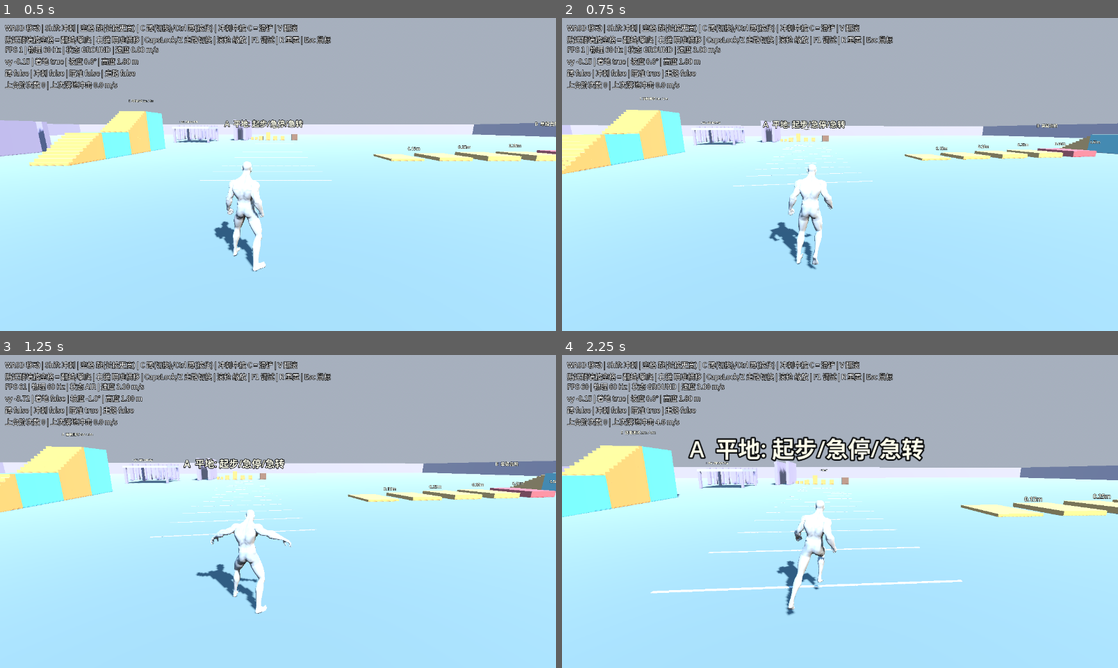
Above: before the commit, frames 1-4 (two rows, left to right).
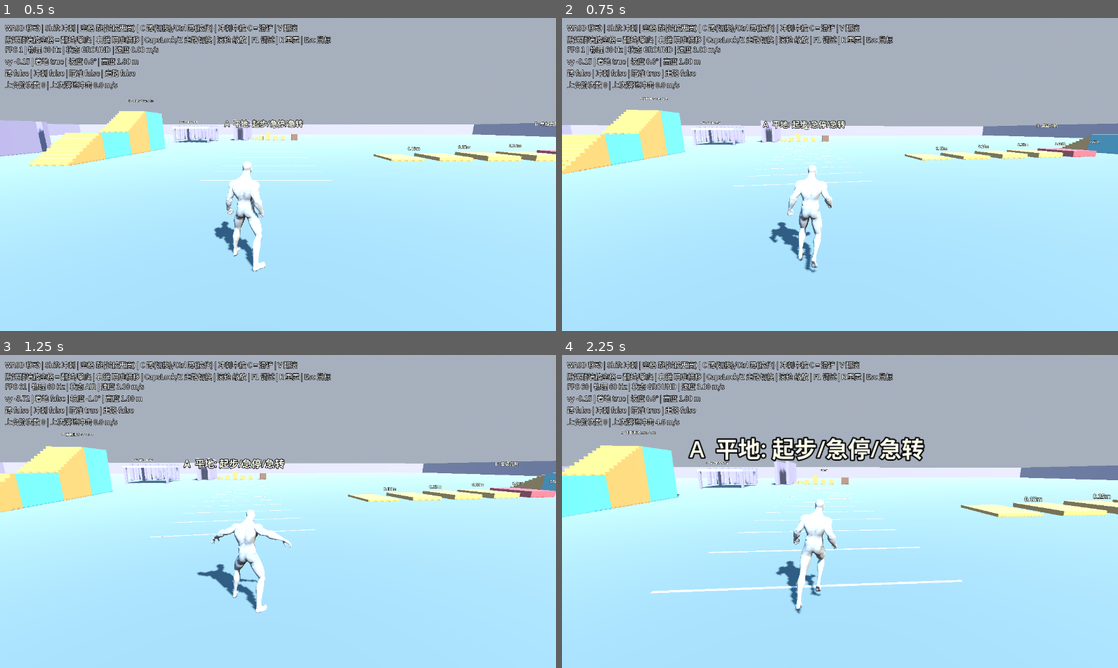
Above: after the commit, the same moments.

Repository: jamesbot2/godot-third-person-demo
Game: Godot game, scene res://scenes/main.tscn
Two runs of this game, one before a commit and one after it. Both use one fixed random seed, a clock stepped at 60 frames per second and the inputs below.
Inputs (mouse positions are in pixels of both pictures, inside the frame that each line leads up to):
- Up to frame 1 (0.5 s): no input
- Up to frame 2 (0.75 s): move the mouse to (867, 174) at 0.52 s; hold W (move_forward) from 0.53 s (still down); hold Right mouse button (aim) from 0.53 s (still down); click (867, 174) at 0.67 s
- Up to frame 3 (1.25 s): keep holding W (move_forward); keep holding Right mouse button (aim); tap Space (jump) at 0.77 s; tap Ctrl (crouch) at 0.8 s
- Up to frame 4 (2.25 s): keep holding W (move_forward); move the mouse to (812, 511) at 1.27 s; release Right mouse button (aim) at 1.28 s; tap Ctrl (crouch) at 1.35 s; tap Space (jump) at 1.52 s; right-click (812, 511) at 1.55 s; move the mouse to (851, 505) at 2.02 s; hold Right mouse button (aim) from 2.03 s (still down)

Frame 1 is identical in both runs. In frame 2, 0.6% of the frame differs, in the area x 37-49%, y 46-82%; in frame 3, 0.2%; in frame 4, 0.8%, in the area x 38-50%, y 46-84%.

Commit message:
Aimed strafe: authored cross-step clips in a BlendSpace2D (StrafeGait)
Eight-point aim locomotion set built at load time from the CC0 walk/jog
clips: fwd/bwd are phase-aligned blends, the six side/diagonal points are
re-targeted with analytic two-bone IK so stance feet sweep exactly against
the travel direction (lead/trail cross-step, Hermite swing matching stance
velocity, quick lift-off). Driven by blend_position + phase seek with a
direction-interpolated stride, so FK clip slip is ~0 and no hip warp is
needed while aiming. AIM_WARP=1 restores the old warp path for A/B.
Tests: strafe/diag clip-slip gate, warp/cross metrics.

Diff:
--- a/scripts/player/character_animator.gd
+++ b/scripts/player/character_animator.gd
@@ -92,6 +92,13 @@
 	Vector2(1.8, 1.95), Vector2(3.0, 2.4), Vector2(4.2, 2.6), Vector2(6.8, 2.95), Vector2(9.0, 3.2)])
 @export var warp_limit_deg := 70.0
 @export var warp_limit_aim_deg := 92.0
+## Aimed locomotion: BlendSpace2D over the authored aim set (StrafeGait:
+## aim_fwd / aim_bwd / cross-step strafe_l / strafe_r). AIM_WARP=1 restores
+## the old orientation-warp strafe for A/B measurement.
+## Lateral distance per strafe cycle (m): cycle rate = v / this.
+@export var strafe_stride := 1.6
+## Distance per cycle of the authored diagonal clips (m).
+@export var diag_stride := 2.0
 @export var backward_enter_deg := 115.0
 @export var backward_exit_deg := 95.0
 
@@ -166,6 +173,12 @@
 var _acc_s := Vector3.ZERO
 var _backward := false
 var _bwd_s := 0.0   # smoothed weight of the authored backward gait
+var _aim_s := 0.0   # smoothed weight of the aim BlendSpace2D branch
+var _aim_phase := 0.0   # shared normalized phase of the aim clips
+var _aim_bp := Vector2(0, 1)   # smoothed blend position
+var _aim_stride_f := 2.0   # stride/cycle of aim_fwd, aim_bwd (m)
+var _aim_stride_b := 2.0
+var has_aim_set := false
 var _land_t := 99.0
 var _land_peak := 0.0
 var _land_rate := 1.0
@@ -239,6 +252,7 @@
 	clip_library()
 	has_extras = _lib_has_extras
 	_sample_traverse_clips()
+	_build_aim_set()
 	_arm_len = skeleton.get_bone_rest(skeleton.find_bone("lowerarm_l")).origin.length() \
 		+ skeleton.get_bone_rest(skeleton.find_bone("hand_l")).origin.length()
 	# Modifier results (lean/warp/IK) only exist while the skeleton is being
@@ -343,6 +357,25 @@
 			arm_ik_r = ik
 
 
+func _build_aim_set() -> void:
+	if OS.get_environment("AIM_WARP") == "1" or _pc == null:
+		return
+	var m := Transform3D.IDENTITY
+	var n: Node = skeleton
+	while n != self:
+		m = (n as Node3D).transform * m
+		n = n.get_parent()
+	var unit := m.basis.get_scale().y
+	var vf := _pc.aim_speed
+	var vb := _pc.aim_speed * _pc.backpedal_factor
+	var gf := _solve_gait(vf * 2.0 / _cadence(vf), 0.0)
+	var gb := _solve_gait(vb * 2.0 / _cadence(vb), 0.0)
+	_aim_stride_f = _stride_at(gf, 0.0)
+	_aim_stride_b = _stride_at(gb, 0.0)
+	StrafeGait.build(skeleton, clip_library(), gf, gb, strafe_stride, diag_stride, unit)
+	has_aim_set = true
+
+
 func _sample_traverse_clips() -> void:
 	# skeleton space -> this node's axes, origin at the visual root (character)
 	var m := Transform3D.IDENTITY
@@ -394,6 +427,27 @@
 	bt.connect_node(name, 0, a)
 	bt.connect_node(name, 1, b)
 	return name
+
+
+## stride per cycle of the aim blend space at blend position `bp` (unit
+## vector): the blend between the two neighbouring points (45 deg apart)
+func _aim_stride(bp: Vector2) -> float:
+	var st := [_aim_stride_f, diag_stride, strafe_stride, diag_stride, _aim_stride_b, diag_stride, strafe_stride, diag_stride]
+	var a := fposmod(atan2(bp.x, bp.y), TAU) / (PI / 4.0)
+	var i := int(a) % 8
+	return maxf(lerpf(st[i], st[(i + 1) % 8], a - floorf(a)), 0.3)
+
+
+func _aim_branch(g: AnimationNodeBlendTree, dirn: String) -> String:
+	var a2 := AnimationNodeBlendSpace2D.new()
+	for pt in StrafeGait.POINTS:
+		a2.add_blend_point(_anim(pt[0]), pt[1])
+	g.add_node("aim2d", a2, Vector2(600, -600))
+	g.add_node("aim_seek", AnimationNodeTimeSeek.new(), Vector2(800, -600))
+	g.add_node("aim_ts", AnimationNodeTimeScale.new(), Vector2(1000, -600))
+	g.connect_node("aim_seek", 0, "aim2d")
+	g.connect_node("aim_ts", 0, "aim_seek")
+	return _blend2(g, "aimsel", dirn, "aim_ts", Vector2(900, -100))
 
 
 func _build_tree() -> AnimationNodeStateMachine:
@@ -415,7 +469,12 @@
 	var runb := _blend2(g, "run_b", jb, sb, Vector2(500, -250), true)
 	var gaitb := _blend2(g, "gait_b", wb, runb, Vector2(700, -300), true)
 	var dirn := _blend2(g, "dir", gaitn, gaitb, Vector2(800, 0), true)
-	var move := _blend2(g, "move", "idle", dirn, Vector2(900, 100))
+	# aimed: BlendSpace2D over the phase-aligned aim set, one shared phase
+	# (TimeSeek above the space seeks all four clips together)
+	var aimsel := dirn
+	if has_aim_set:
+		aimsel = _aim_branch(g, dirn)
+	var move := _blend2(g, "move", "idle", aimsel, Vector2(900, 100))
 	g.add_node("cidle", _anim("crouch_idle"), Vector2(0, 600))
 	var cw := _scaled(g, "cwalk", "crouch_walk", Vector2(0, 750))
 	var cmove := _blend2(g, "cmove", "cidle", cw, Vector2(500, 650))
@@ -641,7 +700,19 @@
 	# clips, so the legs may yaw the full 90 deg (spine counter-twists)
 	var lim := deg_to_rad(warp_limit_aim_deg if _pc.is_aiming else warp_limit_deg)
 	target_warp = clampf(target_warp, -lim, lim) * clampf((v - 0.3) / 0.5, 0.0, 1.0)
+	var aim_t := 1.0 if (has_aim_set and _pc.is_aiming and not _pc.is_crouched) else 0.0
+	_aim_s = lerpf(_aim_s, aim_t, 1.0 - exp(-12.0 * dt))
+	target_warp *= 1.0 - aim_t   # aim set: legs face the camera, the clips step sideways
 	warp_angle = lerp_angle(warp_angle, target_warp, 1.0 - exp(-12.0 * dt))
+	if has_aim_set:
+		var ld := p_local_dir
+		var bp := ld.normalized() if (ld.length() > 1e-3 and v > 0.3) else _aim_bp
+		_aim_bp = _aim_bp.slerp(bp, 1.0 - exp(-14.0 * dt)) if _aim_bp.dot(bp) > -0.99 else bp
+		_aim_phase = fposmod(_aim_phase + dt * v / _aim_stride(_aim_bp), 1.0)
+		_p("ground/aim2d/blend_position", _aim_bp)
+		_p("ground/aim_seek/seek_request", _aim_phase * StrafeGait.LEN)
+		_p("ground/aim_ts/scale", 0.0)
+		_p("ground/aimsel/blend_amount", _aim_s)
 
 	# gait solve: stride needed for a human cadence at this speed
 	var stride_need := v * 2.0 / _cadence(v)
--- /dev/null
+++ b/scripts/player/strafe_gait.gd
@@ -0,0 +1,302 @@
+class_name StrafeGait
+extends RefCounted
+## Authored AIM locomotion set for the BlendSpace2D used while aiming (body
+## locked to the camera). The core CC0 library (UAL1 Standard) has no
+## strafe clips; before this the aimed strafe yawed the whole leg cycle 90 deg
+## (orientation warp) under a counter-twisted spine. Here four phase-aligned
+## clips of normalized length LEN are baked at load time on the real
+## skeleton:
+##  * aim_fwd / aim_bwd: the forward / authored-backward gait blended
+##    (walk..jog, slerp at normalized phase - what the sync Blend2 plays) at
+##    the gait weight the aim speed needs; rotated so the LEFT foot contact
+##    is at phase 0.
+##  * strafe_l / strafe_r: CROSS-STEP side gait. Upper body, arms and pelvis
+##    motion are aim_fwd's own (CC0-derived); the legs are re-solved per key
+##    with an analytic two-bone IK so the ankles follow an authored lateral
+##    trajectory: the stance foot moves sideways at exactly one stride per
+##    cycle (zero clip slip by construction when the cycle rate is
+##    v / STRIDE_SIDE), the trailing foot crosses IN FRONT of the leading
+##    one (z offsets + swing bulge), feet stay flat (idle sole orientation).
+##    The pelvis drops where needed so the crossed legs reach (smoothed).
+## Left foot contact is at phase 0 and right at 0.5 in all four clips, so
+## the 2D blend never mixes mismatched phases (diagonals = blended
+## trajectories).
+## Positions here are SKELETON space (glTF: +Y up, faces +Z, right = -X).
+
+const FPS := 60
+const LEN := 1.0
+## stance fraction of the cycle (jog-like strafe with a short flight)
+const DUTY := 0.42
+## swing apex lift of the ankle (m)
+const LIFT := 0.10
+## stance foot forward offsets (m): trailing foot crosses in front
+const Z_TRAIL := 0.07
+const Z_LEAD := -0.07
+## extra forward (+) / backward (-) arc of the swing (m), so the crossing
+## leg passes around the stance leg instead of through it
+const BULGE_TRAIL := 0.07
+const BULGE_LEAD := -0.04
+## stance width scale vs the idle stance
+const NARROW := 0.6
+## max hip->ankle reach as a fraction of the straight leg
+const REACH := 0.965
+
+
+static func _track_map(skel: Skeleton3D, anim: Animation) -> Dictionary:
+	var m := {}
+	for i in anim.get_track_count():
+		var bn := String(anim.track_get_path(i)).get_slice(":", 1)
+		var b := skel.find_bone(bn)
+		if b < 0:
+			continue
+		if not m.has(b):
+			m[b] = {}
+		if anim.track_get_type(i) == Animation.TYPE_ROTATION_3D:
+			m[b]["r"] = i
+		elif anim.track_get_type(i) == Animation.TYPE_POSITION_3D:
+			m[b]["p"] = i
+	return m
+
+
+static func _locals(skel: Skeleton3D, anim: Animation, tm: Dictionary, t: float) -> Array:
+	var out := []
+	for b in skel.get_bone_count():
+		var r := skel.get_bone_rest(b)
+		var q := r.basis.get_rotation_quaternion()
+		var o := r.origin
+		if tm.has(b):
+			if tm[b].has("r"):
+				q = anim.rotation_track_interpolate(tm[b]["r"], t)
+			if tm[b].has("p"):
+				o = anim.position_track_interpolate(tm[b]["p"], t)
+		out.append(Transform3D(Basis(q), o))
+	return out
+
+
+static func _fk(skel: Skeleton3D, loc: Array) -> Array:
+	var g := []
+	g.resize(loc.size())
+	for b in loc.size():   # parents precede children in this skeleton
+		var p := skel.get_bone_parent(b)
+		g[b] = loc[b] if p < 0 else (g[p] as Transform3D) * (loc[b] as Transform3D)
+	return g
+
+
+## frames (FPS per LEN) of a slerp blend of two looping clips at normalized
+## phase, starting at normalized phase `shift`
+static func _blend_frames(skel: Skeleton3D, a: Animation, b: Animation, w: float, shift: float) -> Array:
+	var ta := _track_map(skel, a)
+	var tb := _track_map(skel, b)
+	var fr := []
+	for k in FPS:
+		var u := fposmod(float(k) / FPS + shift, 1.0)
+		var la := _locals(skel, a, ta, u * a.length)
+		var lb := _locals(skel, b, tb, u * b.length)
+		var o := []
+		for i in la.size():
+			var x: Transform3D = la[i]
+			var y: Transform3D = lb[i]
+			o.append(Transform3D(Basis(x.basis.get_rotation_quaternion().slerp(y.basis.get_rotation_quaternion(), w)), x.origin.lerp(y.origin, w)))
+		fr.append(o)
+	return fr
+
+
+## blend + rotate so the left foot contact (front-most foot_l for a forward
+## gait, rear-most for a backward one) lands on phase 0
+static func aligned(skel: Skeleton3D, a: Animation, b: Animation, w: float, forward: bool) -> Array:
+	var fr := _blend_frames(skel, a, b, w, 0.0)
+	var fl := skel.find_bone("foot_l")
+	var best := 0
+	var bz := -INF
+	for k in fr.size():
+		var z: float = (_fk(skel, fr[k])[fl] as Transform3D).origin.z
+		z = z if forward else -z
+		if z > bz:
+			bz = z
+			best = k
+	var out := []
+	for k in fr.size():
+		out.append(fr[(k + best) % fr.size()])
+	return out
+
+
+static func to_anim(skel: Skeleton3D, frames: Array, src: Animation) -> Animation:
+	var tm := _track_map(skel, src)
+	var out := Animation.new()
+	out.length = LEN
+	out.loop_mode = Animation.LOOP_LINEAR
+	for i in src.get_track_count():
+		var ty := src.track_get_type(i)
+		if ty != Animation.TYPE_ROTATION_3D and ty != Animation.TYPE_POSITION_3D:
+			continue
+		var b := skel.find_bone(String(src.track_get_path(i)).get_slice(":", 1))
+		if b < 0:
+			continue
+		var j := out.add_track(ty)
+		out.track_set_path(j, src.track_get_path(i))
+		out.track_set_interpolation_type(j, Animation.INTERPOLATION_LINEAR)
+		for k in frames.size():
+			var l: Transform3D = frames[k][b]
+			var t := LEN * float(k) / frames.size()
+			if ty == Animation.TYPE_ROTATION_3D:
+				out.rotation_track_insert_key(j, t, l.basis.get_rotation_quaternion())
+			else:
+				out.position_track_insert_key(j, t, l.origin)
+	return out
+
+
+## Two-bone leg solve on global poses: returns new [thigh, calf, foot]
+## globals with the ankle at `tgt`, knee toward `pole`, foot basis `fb`.
+static func _solve_leg(g: Array, ih: int, ik: int, ia: int, tgt: Vector3, pole: Vector3, fb: Basis, loc: Array) -> Array:
+	var th: Transform3D = g[ih]
+	var ca: Transform3D = g[ik]
+	var H := th.origin
+	var K := ca.origin
+	var A := (g[ia] as Transform3D).origin
+	var l1 := (K - H).length()
+	var l2 := (A - K).length()
+	var d := tgt - H
+	var dl := clampf(d.length(), absf(l1 - l2) + 1e-4, (l1 + l2) * 0.9995)
+	var dn := d.normalized()
+	var pp := (pole - dn * pole.dot(dn)).normalized()
+	var ca_ := clampf((l1 * l1 + dl * dl - l2 * l2) / (2.0 * l1 * dl), -1.0, 1.0)
+	var K2 := H + dn * (l1 * ca_) + pp * (l1 * sqrt(1.0 - ca_ * ca_))
+	var T2 := H + dn * dl
+	var q1 := Quaternion((K - H).normalized(), (K2 - H).normalized())
+	var th2 := Transform3D(Basis(q1) * th.basis, H)
+	var ca2 := th2 * (loc[ik] as Transform3D)
+	var A2 := (ca2 * (loc[ia] as Transform3D)).origin
+	var q2 := Quaternion((A2 - K2).normalized(), (T2 - K2).normalized())
+	ca2 = Transform3D(Basis(q2) * ca2.basis, ca2.origin)
+	var ft := Transform3D(fb, (ca2 * (loc[ia] as Transform3D)).origin)
+	return [th2, ca2, ft]
+
+
+## Authored directional clip. `dir` = movement direction in skeleton space
+## (ground plane, unit; right = -X). `stride` = distance per cycle along it
+## in skeleton units, `unit` = metres per skeleton unit. Each stance foot
+## moves along -dir at one stride per cycle; with a lateral component the
+## trailing foot crosses in front (cross-step), scaled by |dir.x|.
+static func dir_frames(skel: Skeleton3D, base: Array, idle_loc: Array, dvec: Vector3, stride: float, unit: float) -> Array:
+	var b_pel := skel.find_bone("pelvis")
+	var ig := _fk(skel, idle_loc)
+	var legs := {}
+	for sd in ["l", "r"]:
+		legs[sd] = {"h": skel.find_bone("thigh_" + sd), "k": skel.find_bone("calf_" + sd),
+			"a": skel.find_bone("foot_" + sd), "ball": skel.find_bone("ball_" + sd)}
+	var cross := absf(dvec.x)
+	var sweep := stride * DUTY
+	var n := base.size()
+	# pass 1: ankle targets + needed pelvis drop
+	var tg := []
+	var drop := PackedFloat32Array()
+	drop.resize(n)
+	for k in n:
+		var u := float(k) / n
+		var g := _fk(skel, base[k])
+		var t := {}
+		var need := 0.0
+		for sd in ["l", "r"]:
+			var L: Dictionary = legs[sd]
+			var ip: Vector3 = (ig[L["a"]] as Transform3D).origin
+			var ya := ip.y
+			ip.y = 0.0
+			var c := ip.dot(dvec) * NARROW
+			var perp := (ip - dvec * ip.dot(dvec)) * NARROW
+			var trail := c < 0.0
+			var p := fposmod(u - (0.0 if sd == "l" else 0.5), 1.0)
+			var lat: float
+			var h := 0.0
+			var bul := 0.0
+			if p < DUTY:
+				lat = c + sweep * 0.5 - sweep * (p / DUTY)
+			else:
+				var s := (p - DUTY) / (1.0 - DUTY)
+				# cubic Hermite with the stance velocity at both ends: no
+				# velocity step at lift-off / touchdown (the foot keeps
+				# moving back for a moment, then whips across)
+				var m := -sweep / DUTY * (1.0 - DUTY)
+				var s2 := s * s
+				var s3 := s2 * s
+				lat = (2.0 * s3 - 3.0 * s2 + 1.0) * (c - sweep * 0.5) + (s3 - 2.0 * s2 + s) * m \
+					+ (-2.0 * s3 + 3.0 * s2) * (c + sweep * 0.5) + (s3 - s2) * m
+				h = LIFT / unit * pow(sin(PI * s), 0.6)   # quick lift-off / set-down
+				bul = (BULGE_TRAIL if trail else BULGE_LEAD) / unit * sin(PI * s) * cross
+			var zoff := (Z_TRAIL if trail else Z_LEAD) / unit * cross + bul
+			var tgt := dvec * lat + perp + Vector3(0, ya + h, zoff)
+			t[sd] = tgt
+			var H: Vector3 = (g[L["h"]] as Transform3D).origin
+			var R := REACH * ((g[L["k"]] as Transform3D).origin.distance_to(H) + (g[L["a"]] as Transform3D).origin.distance_to((g[L["k"]] as Transform3D).origin))
+			var hz := Vector2(tgt.x - H.x, tgt.z - H.z).length_squared()
+			var vert := sqrt(maxf(R * R - hz, 0.0))
+			need = maxf(need, (H.y - tgt.y) - vert)
+		tg.append(t)
+		drop[k] = maxf(need, 0.0)
+	# smooth the drop (cyclic max then mean over +-5 keys) so it never jerks
+	var mx := PackedFloat32Array()
+	mx.resize(n)
+	for k in n:
+		var m := 0.0
+		for o in range(-5, 6):
+			m = maxf(m, drop[(k + o + n) % n])
+		mx[k] = m
+	var out := []
+	for k in n:
+		var dk := 0.0
+		for o in range(-5, 6):
+			dk += mx[(k + o + n) % n]
+		dk /= 11.0
+		var loc: Array = (base[k] as Array).duplicate()
+		var gp := _fk(skel, loc)
+		var par := skel.get_bone_parent(b_pel)
+		var pb: Basis = (gp[par] as Transform3D).basis if par >= 0 else Basis.IDENTITY
+		var pl: Transform3D = loc[b_pel]
+		loc[b_pel] = Transform3D(pl.basis, pl.origin + pb.inverse() * Vector3(0, -dk, 0))
+		var g := _fk(skel, loc)
+		for sd in ["l", "r"]:
+			var L: Dictionary = legs[sd]
+			var side := 1.0 if sd == "l" else -1.0   # +X = character left
+			var pole := Vector3(0.25 * side, 0, 1)
+			var fb: Basis = (ig[L["a"]] as Transform3D).basis
+			var r := _solve_leg(g, L["h"], L["k"], L["a"], tg[k][sd], pole, fb, loc)
+			var hp: Transform3D = g[skel.get_bone_parent(L["h"])]
+			loc[L["h"]] = Transform3D(hp.basis.inverse() * (r[0] as Transform3D).basis, (loc[L["h"]] as Transform3D).origin)
+			loc[L["k"]] = Transform3D((r[0] as Transform3D).basis.inverse() * (r[1] as Transform3D).basis, (loc[L["k"]] as Transform3D).origin)
+			loc[L["a"]] = Transform3D((r[1] as Transform3D).basis.inverse() * (r[2] as Transform3D).basis, (loc[L["a"]] as Transform3D).origin)
+			loc[L["ball"]] = idle_loc[L["ball"]]
+			g = _fk(skel, loc)
+		out.append(loc)
+	return out
+
+
+## Blend-space points: name, 2D position (x = right, y = forward), stride
+## key ("f" / "b" = the CC0 gait strides, else metres per cycle).
+const POINTS := [
+	["aim_fwd", Vector2(0, 1)], ["aim_diag_fr", Vector2(0.70710678, 0.70710678)],
+	["strafe_r", Vector2(1, 0)], ["aim_diag_br", Vector2(0.70710678, -0.70710678)],
+	["aim_bwd", Vector2(0, -1)], ["aim_diag_bl", Vector2(-0.70710678, -0.70710678)],
+	["strafe_l", Vector2(-1, 0)], ["aim_diag_fl", Vector2(-0.70710678, 0.70710678)],
+]
+
+
+## Builds the aim set (POINTS) into `lib` (no-op if present). g_f / g_b:
+## walk..jog gait weights for the aim forward / backpedal speed;
+## side_m / diag_m: authored strides (m per cycle).
+static func build(skel: Skeleton3D, lib: AnimationLibrary, g_f: float, g_b: float, side_m: float, diag_m: float, unit: float) -> void:
+	if lib.has_animation("strafe_r"):
+		return
+	var walk := lib.get_animation("walk")
+	var fwd := aligned(skel, walk, lib.get_animation("jog"), g_f, true)
+	var bwd := aligned(skel, lib.get_animation("walk_bwd"), lib.get_animation("jog_bwd"), g_b, false)
+	var idle := lib.get_animation("idle")
+	var idle_loc := _locals(skel, idle, _track_map(skel, idle), 0.0)
+	lib.add_animation("aim_fwd", to_anim(skel, fwd, walk))
+	lib.add_animation("aim_bwd", to_anim(skel, bwd, walk))
+	for pt in POINTS:
+		var nm: String = pt[0]
+		if lib.has_animation(nm):
+			continue
+		var v2: Vector2 = pt[1]
+		var dv := Vector3(-v2.x, 0, v2.y)   # skeleton: right = -X, forward = +Z
+		var st := (side_m if absf(v2.y) < 0.01 else diag_m) / unit
+		lib.add_animation(nm, to_anim(skel, dir_frames(skel, fwd if v2.y >= 0.0 else bwd, idle_loc, dv, st, unit), walk))
--- a/tests/run_tests.gd
+++ b/tests/run_tests.gd
@@ -1239,15 +1239,19 @@
 		check("anim_feet_%s" % spec[0], gaps.size() > secs(1.0) and pen < 0.02 and fmed < 0.02 and fp90 < 0.07,
 			"lowest-foot sole gap over ground: median=%.3f m p90=%.3f m  max penetration=%.3f m  n=%d max_y=%.2f" % [fmed, fp90, pen, gaps.size(), maxf(g["max_y"], g2["max_y"])])
 	# aimed strafe / backpedal / diagonal: the body faces the camera and the
-	# legs carry it in the movement direction. Core library has no directional
-	# clips: legs = forward cycle with the pelvis yawed toward the movement
-	# (orientation warp, spine counter-twists) or reverse playback for
-	# backpedal. Two passes:
-	#  1. foot IK off -> "clip slip" metric only (how well the warped clip
-	#     matches the ground motion before IK; reported, not gated)
+	# legs carry it in the movement direction. Shipping: BlendSpace2D over the
+	# authored aim set (StrafeGait: CC0 fwd/bwd + cross-step side/diagonal
+	# clips), legs face the camera (warp 0). AIM_WARP=1: the old
+	# orientation-warp strafe (forward cycle yawed toward the movement).
+	# Two passes:
+	#  1. foot IK off -> "clip slip" (how well the clip itself matches the
+	#     ground motion); gated < 10 % of speed for the authored side /
+	#     diagonal clips (the CC0 fwd/bwd clips are reported only)
 	#  2. foot IK on (shipping config): planted-ball slip < 10 % of speed, no
-	#     drift, no lock breaks (visible pops), face error < 10 deg, legs
-	#     pointing within 25 deg of the movement (or its reverse)
+	#     drift, no lock breaks (visible pops), face error < 10 deg; aim set:
+	#     warp < 5 deg and (strafe) the feet really cross (order along the
+	#     movement swaps both ways by > 8 cm); AIM_WARP=1: legs pointing
+	#     within 25 deg of the movement (or its reverse)
 	for spec in [["aim_fwd", ["move_forward"]], ["strafe_left", ["move_left"]], ["strafe_right", ["move_right"]],
 			["backpedal", ["move_back"]], ["diag_fl", ["move_forward", "move_left"]], ["diag_br", ["move_back", "move_right"]]]:
 		var res := {}
@@ -1269,6 +1273,9 @@
 			var tp_ok := true
 			var vs := 0.0
 			var knee_lead := 0.0   # swing knee ahead of the hips along the legs' heading
+			var max_warp := 0.0
+			var cross_lo := INF   # (ball_l - ball_r) along the movement
+			var cross_hi := -INF
 			var n_s := secs(1.2)
 			for n in n_s:
 				var was_cd: Array = fk.cooldown.duplicate()
@@ -1301,6 +1308,10 @@
 					var e := absf(wrapf(mv_yaw - leg_yaw, -PI, PI))
 					e = minf(e, PI - e)
 					max_leg = maxf(max_leg, rad_to_deg(e))
+					max_warp = maxf(max_warp, absf(rad_to_deg(_anim.warp_angle)))
+					var dl := (_bone_world("ball_l") - _bone_world("ball_r")).dot(mdir)
+					cross_lo = minf(cross_lo, dl)
+					cross_hi = maxf(cross_hi, dl)
 					var lf := Vector3(-sin(leg_yaw), 0, -cos(leg_yaw))
 					var pel := _bone_world("pelvis")
 					for sd in ["l", "r"]:
@@ -1324,6 +1335,8 @@
 				res["leg"] = max_leg
 				res["tp"] = tp_ok
 				res["knee_lead"] = knee_lead
+				res["warp"] = max_warp
+				res["cross"] = minf(-cross_lo, cross_hi)
 		_anim.foot_ik_enabled = true
 		metric("anim_%s_clip_slip_med" % spec[0], res["fk_med"])
 		metric("anim_%s_slip_med" % spec[0], res["ik_med"])
@@ -1336,8 +1349,16 @@
 			# the authored clip 0.29-0.31 m. Modest gate: it catches a
 			# regression to the raw clip, not a full redesign.
 			check("anim_backpedal_gait", res["knee_lead"] < 0.33, "max swing knee lead ahead of hips=%.2f m (raw reversed forward clip 0.36)" % res["knee_lead"])
-		check("anim_%s" % spec[0], res["tp"] and res["ik_n"] > secs(0.3) and res["ik_med"] < 0.1 * res["v"] and absf(res["ik_drift"]) < 0.15 * res["v"] and res["pops"] == 0 and res["face"] < 10.0 and res["leg"] < 25.0,
-			"v=%.2f IK on: slip med=%.3f m/s (%.0f%% of v) p90=%.2f drift=%.2f pops=%d face_err=%.1fdeg leg_err=%.0fdeg n=%d | IK off: clip slip med=%.2f (%.0f%%) drift=%.2f" % [res["v"], res["ik_med"], 100.0 * res["ik_med"] / maxf(res["v"], 0.01), res["ik_p90"], res["ik_drift"], res["pops"], res["face"], res["leg"], res["ik_n"], res["fk_med"], 100.0 * res["fk_med"] / maxf(res["v"], 0.01), res["fk_drift"]])
+		var aim_set: bool = _anim.has_aim_set
+		var authored: bool = aim_set and spec[0] in ["strafe_left", "strafe_right", "diag_fl", "diag_br"]
+		var is_strafe: bool = spec[0] in ["strafe_left", "strafe_right"]
+		metric("anim_%s_warp_deg" % spec[0], res["warp"])
+		if is_strafe:
+			metric("anim_%s_cross_m" % spec[0], res["cross"])
+		var leg_ok: bool = (res["warp"] < 5.0 and (res["cross"] > 0.08 or not is_strafe)) if aim_set else res["leg"] < 25.0
+		var clip_ok: bool = res["fk_med"] < 0.1 * res["v"] if authored else true
+		check("anim_%s" % spec[0], res["tp"] and res["ik_n"] > secs(0.3) and res["ik_med"] < 0.1 * res["v"] and absf(res["ik_drift"]) < 0.15 * res["v"] and res["pops"] == 0 and res["face"] < 10.0 and leg_ok and clip_ok,
+			"%s v=%.2f IK on: slip med=%.3f m/s (%.0f%% of v) p90=%.2f drift=%.2f pops=%d face_err=%.1fdeg leg_err=%.0fdeg warp=%.1fdeg cross=%.2fm n=%d | IK off: clip slip med=%.2f (%.0f%%%s) drift=%.2f" % ["aim-set" if aim_set else "warp", res["v"], res["ik_med"], 100.0 * res["ik_med"] / maxf(res["v"], 0.01), res["ik_p90"], res["ik_drift"], res["pops"], res["face"], res["leg"], res["warp"], res["cross"], res["ik_n"], res["fk_med"], 100.0 * res["fk_med"] / maxf(res["v"], 0.01), ", gated" if authored else "", res["fk_drift"]])
 	# jump -> air -> land
 	await place(Vector3(0, 0.02, 4))
 	press("jump"); await tick(); release("jump")
Not shown, added: scripts/player/strafe_gait.gd.uid
